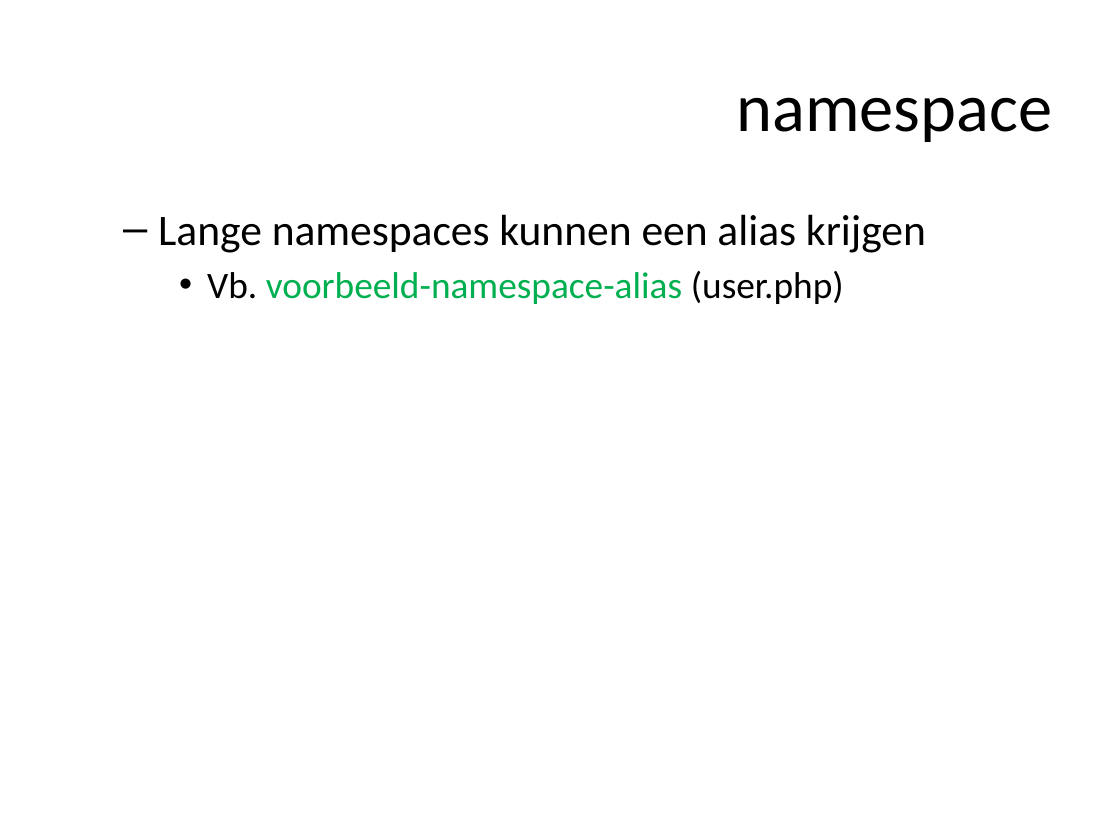
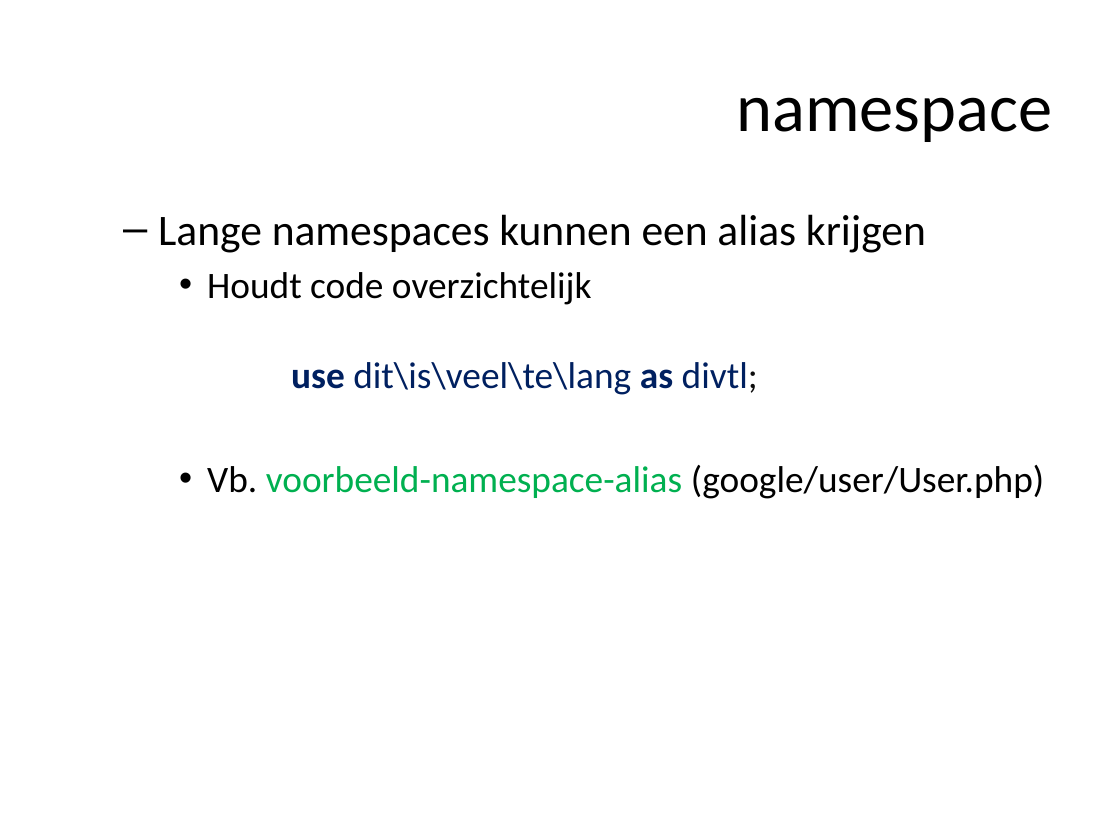
Before and after one commit to ajkea/web-backend-1, a slide deck: slide 146 of public/cursus/web-backend-cursus.pptx. Drawn at 1120x840 pixels with LibreOffice and Linux fonts; fonts in the diff are those of the drawing. Boxes give left, top, right and bottom in pixels: in the first picture for what was removed or moved away, otherwise in the second. Text is boxed around its words. In the diff, an @@ line names an element or a change of style, - is before the commit and + after.

Commit message:
correct namespace slides

```diff
--- a/public/cursus/web-backend-cursus.pptx
+++ b/public/cursus/web-backend-cursus.pptx
@@ text at [207, 272, 1044, 499]: text changed; text colour #00B050 to #000000 @@
-    • Vb. voorbeeld-namespace-alias (user.php)
+    • Houdt code overzichtelijk
+      use dit\is\veel\te\lang as divtl;
+    • Vb. voorbeeld-namespace-alias (google/user/User.php)
```
Also in this commit, not shown: 3 other slides changed, 1 other file.
